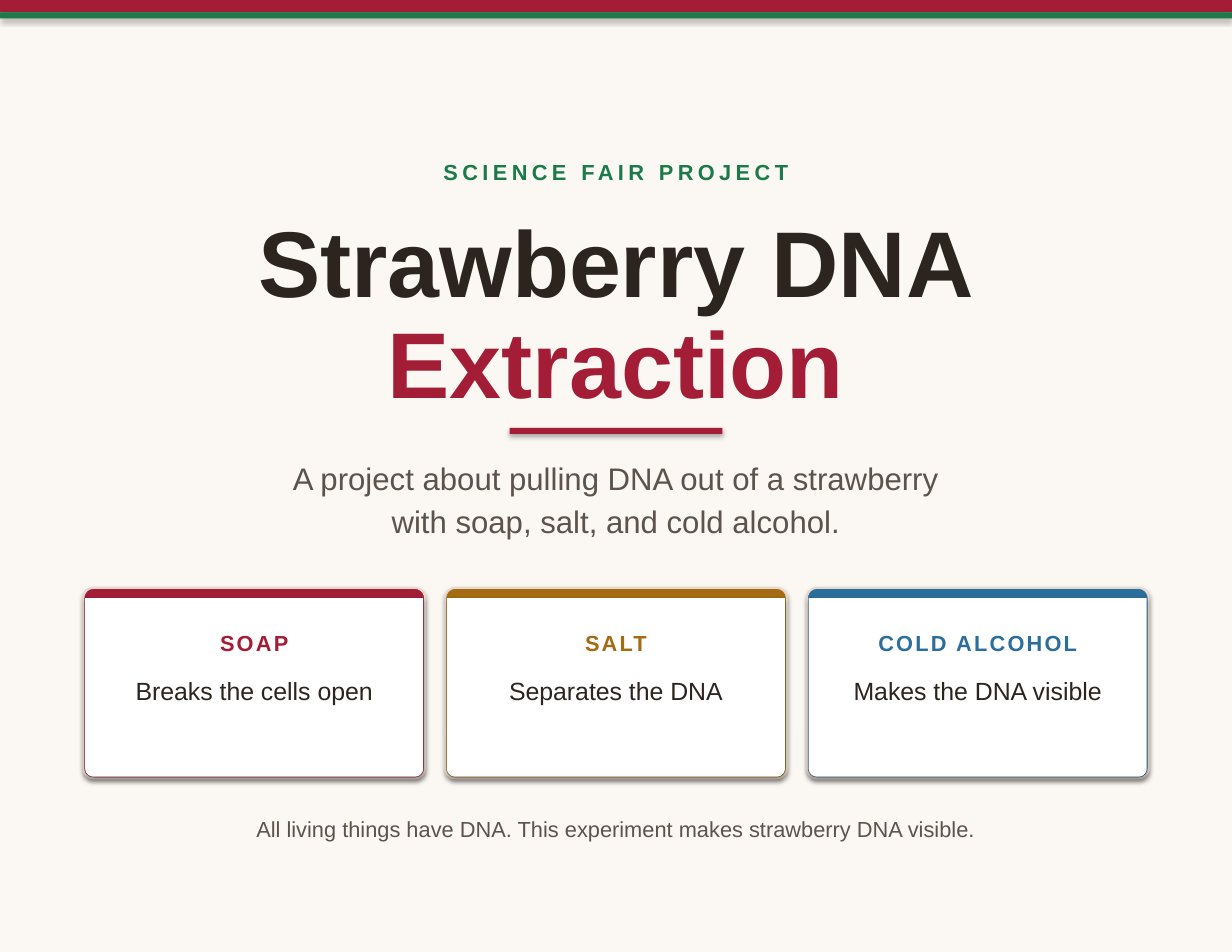
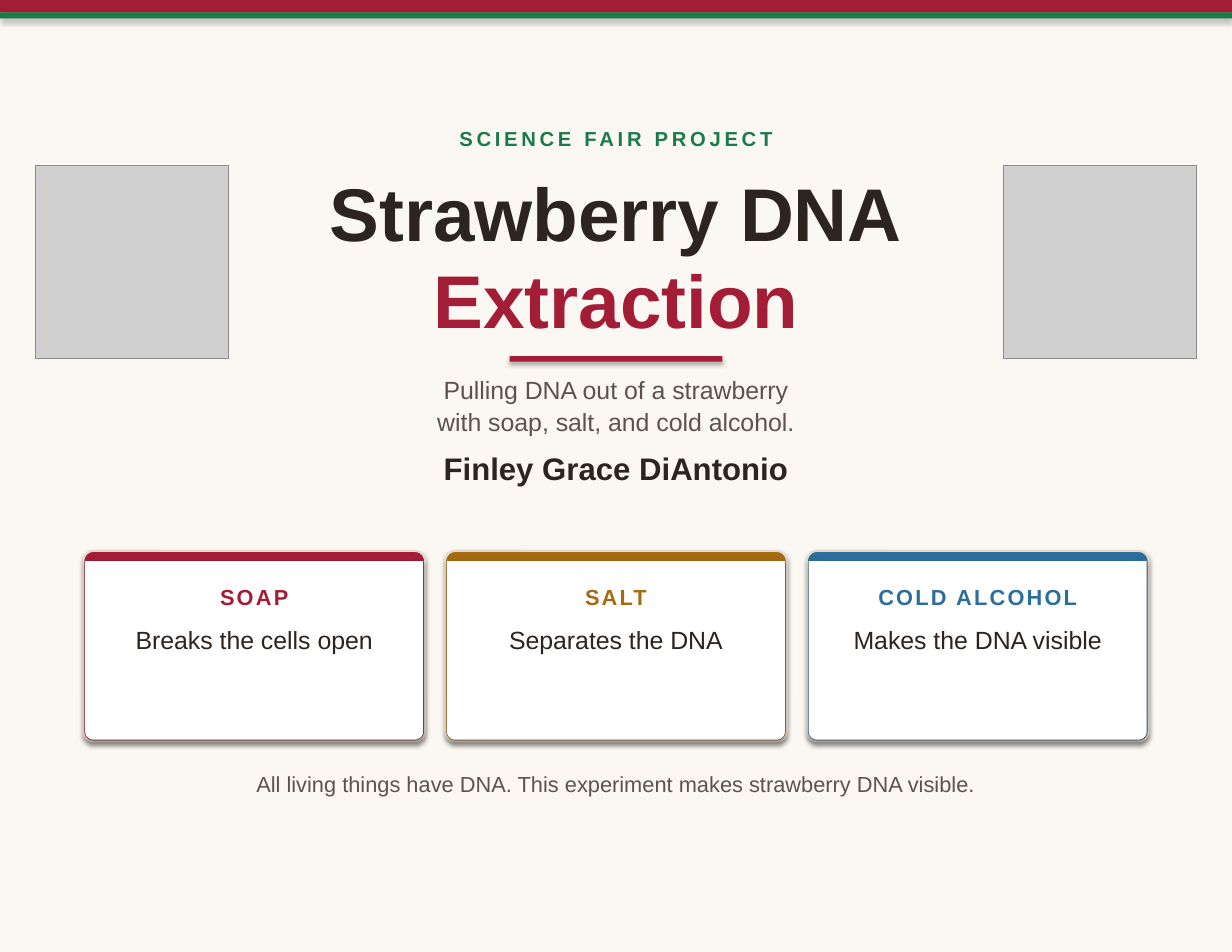
Before and after one commit to cbdiant/Cursor, a slide deck: slide 1 of Strawberry DNA Extraction Science Fair.pptx. Drawn at 1232x952 pixels with LibreOffice and Linux fonts; fonts in the diff are those of the drawing; grey boxes stand for pictures. Boxes give left, top, right and bottom in pixels: in the first picture for what was removed or moved away, otherwise in the second. Text is boxed around its words. In the diff, an @@ line names an element or a change of style, - is before the commit and + after.

```diff
--- a/Strawberry DNA Extraction Science Fair.pptx
+++ b/Strawberry DNA Extraction Science Fair.pptx
@@ text "SCIENCE FAIR PROJECT": place and size @@
-text "SCIENCE FAIR PROJECT" at [56,151,1176,192]
+text "SCIENCE FAIR PROJECT" at [218,121,1014,157]
@@ text "SCIENCE FAIR PROJECT" at [218,121,1014,157]: size 14 to 13 pt, letter spacing 2.8 to 2.4 pt @@
@@ picture added at [36,166,228,358] @@
@@ text "Strawberry DNA": place and size @@
-text "Strawberry DNA" at [258,229,973,314]
+text "Strawberry DNA" at [330,187,902,255]
@@ text "Strawberry DNA" at [330,187,902,255]: size 60 to 48 pt @@
@@ picture added at [1004,166,1196,358] @@
@@ text "Extraction" at [433,274,798,329]: size 60 to 48 pt @@
@@ text "Extraction": place and size @@
-text "Extraction" at [388,330,844,399]
+text "Extraction" at [433,274,798,329]
@@ rectangle: place and size @@
-rectangle at [510,428,722,435]
+rectangle at [510,356,722,362]
@@ text "Pulling DNA out of a ...": place and size @@
-text "Pulling DNA out of a ..." at [293,467,938,539]
+text "Pulling DNA out of a ..." at [437,381,795,436]
@@ text at [444,381,788,404]: text changed; size 20 to 16 pt @@
-A project about pulling DNA out of a strawberry
+Pulling DNA out of a strawberry
@@ text at [437,413,795,436]: size 20 to 16 pt in "with soap, salt, and cold alcohol."; line spacing 1.15 to 1.08 @@
@@ text added at [444,457,788,486], 20 pt, text #2C241F, bold @@
+Finley Grace DiAntonio
@@ 3 rounded rectangles, 3 freeform shapes: place and size @@
-3 rounded rectangles, 3 freeform shapes at [83,588,1149,778]
+3 rounded rectangles, 3 freeform shapes at [83,551,1149,741]
@@ text "SOAP" rewrapped from [96,619,411,666] to [96,576,411,618] @@
@@ text "SALT" rewrapped from [458,619,773,666] to [458,576,773,618] @@
@@ text "COLD ALCOHOL" rewrapped from [821,619,1136,666] to [821,576,1136,618] @@
@@ 3 texts: place and size @@
-3 texts at [136,682,1102,705]
+3 texts at [136,631,1102,654]
@@ text "All living things have DNA. ...": place and size @@
-text "All living things have DNA. ..." at [256,821,975,842]
+text "All living things have DNA. ..." at [256,776,975,797]
```
Also in this commit, not shown: 7 other slides changed, 4 other files.
